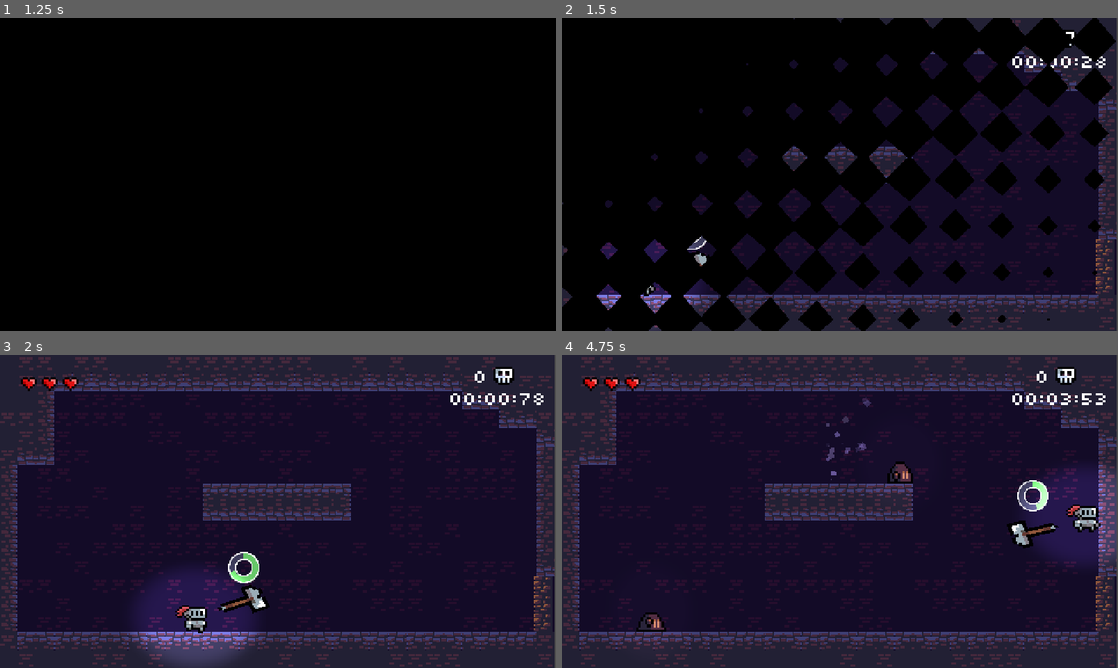
Above: before the commit, frames 1-4 (two rows, left to right).
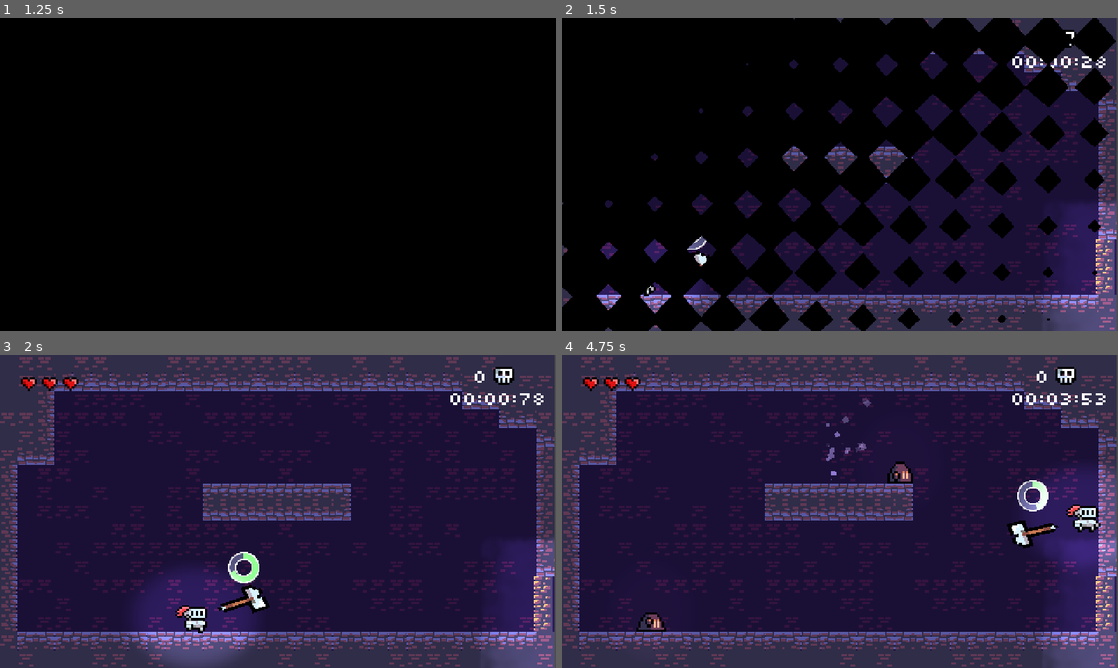
Above: after the commit, the same moments.

Repository: Juawo/hammer-game
Game: Godot game, scene res://scenes/Ui/main_menu.tscn
Two runs of this game, one before a commit and one after it. Both use one fixed random seed, a clock stepped at 60 frames per second and the inputs below. Sound files missing from this copy of the repository are replaced by a short silence.
Inputs (mouse positions are in pixels of both pictures, inside the frame that each line leads up to):
- Up to frame 1 (1.25 s): click "PLAY" at 0.5 s
- Up to frame 2 (1.5 s): tap Enter at 1.25 s; move the mouse to (962, 158) at 1.27 s; press the mouse at (962, 158) at 1.28 s; hold D (right) from 1.28 s (still down)
- Up to frame 3 (2 s): keep holding D (right); tap W (jump) at 1.52 s
- Up to frame 4 (4.75 s): move the mouse to (728, 527) at 2.02 s; release the mouse at (728, 527) at 2.03 s; click (728, 527) at 2.1 s; tap W (jump) at 2.27, 3.77, 4.52 s; move the mouse to (895, 442) at 2.77 s; release D (right) at 2.78 s; press the mouse at (895, 442) at 2.78 s; hold A (left) 2.78-3.53 s; move the mouse to (812, 574) at 3.52 s; release the mouse at (812, 574) at 3.53 s; hold D (right) from 3.53 s (still down); click (812, 574) at 3.6 s; move the mouse to (1006, 558) at 4.27 s; press the mouse at (1006, 558) at 4.28 s

Frame 1 is identical in both runs. In frame 2, 8.4% of the frame differs, in the area x 0-100%, y 0-100%; in frame 3, 15%; in frame 4, 16%.

Commit message:
Add breakable wall hit animation and sound effects

Diff:
--- a/scenes/levels/breakable_wall.tscn
+++ b/scenes/levels/breakable_wall.tscn
@@ -1,9 +1,15 @@
 [gd_scene format=3 uid="uid://52rxk6v26a2i"]
 
 [ext_resource type="Script" uid="uid://b61jbnnbx07vq" path="res://scripts/Levels/breakable_wall.gd" id="1_fgyny"]
+[ext_resource type="Shader" uid="uid://ymje6vfu3ytf" path="res://assets/hit_flash.gdshader" id="2_75uux"]
 [ext_resource type="Texture2D" uid="uid://ypmmahgu855c" path="res://assets/breakable_wall/breakable_wall_1.png" id="2_ty7rr"]
 [ext_resource type="AudioStream" uid="uid://v7l1iud2c3ai" path="res://assets/audio/SFX/breakablewall_cracked.wav" id="3_rryx4"]
 [ext_resource type="AudioStream" uid="uid://crr5tcylxr6wb" path="res://assets/audio/SFX/breakablewall_broken.wav" id="4_ty7rr"]
+
+[sub_resource type="ShaderMaterial" id="ShaderMaterial_wi74t"]
+shader = ExtResource("2_75uux")
+shader_parameter/hit_flash_color = Color(1, 1, 1, 1)
+shader_parameter/hit_flash_on = false
 
 [sub_resource type="RectangleShape2D" id="RectangleShape2D_04dxk"]
 size = Vector2(15, 48)
@@ -16,6 +22,7 @@
 script = ExtResource("1_fgyny")
 
 [node name="Sprite2D" type="Sprite2D" parent="." unique_id=2136850293]
+material = SubResource("ShaderMaterial_wi74t")
 texture = ExtResource("2_ty7rr")
 
 [node name="CollisionShape2D" type="CollisionShape2D" parent="." unique_id=944104145]
--- a/scenes/levels/level_base.tscn
+++ b/scenes/levels/level_base.tscn
@@ -123,3 +123,8 @@
 [node name="UI" type="CanvasLayer" parent="." unique_id=1117925686]
 
 [node name="Hud" parent="UI" unique_id=963638941 instance=ExtResource("9_ynct0")]
+
+[node name="DirectionalLight2D" type="DirectionalLight2D" parent="." unique_id=1352452561]
+position = Vector2(227, 78)
+energy = 0.4
+max_distance = 40.0
--- a/scenes/levels/level_exit.tscn
+++ b/scenes/levels/level_exit.tscn
@@ -1,6 +1,7 @@
 [gd_scene format=3 uid="uid://c6l4fed0qo1lk"]
 
 [ext_resource type="Script" uid="uid://cd360o8iitwnv" path="res://scenes/levels/level_exit.gd" id="1_oaugr"]
+[ext_resource type="Texture2D" uid="uid://co7hn7lcuffja" path="res://assets/square_light.png" id="2_ogp71"]
 
 [sub_resource type="RectangleShape2D" id="RectangleShape2D_04dxk"]
 size = Vector2(38, 20)
@@ -42,4 +43,7 @@
 scale_amount_curve = SubResource("Curve_04dxk")
 color_initial_ramp = SubResource("Gradient_b83sn")
 
+[node name="PointLight2D" type="PointLight2D" parent="." unique_id=15734842]
+texture = ExtResource("2_ogp71")
+
 [connection signal="body_entered" from="." to="." method="_on_body_entered"]
--- a/scripts/Levels/breakable_wall.gd
+++ b/scripts/Levels/breakable_wall.gd
@@ -11,6 +11,7 @@
 @onready var hurtbox: Area2D = $Hurtbox
 @onready var broken_sfx: AudioStreamPlayer2D = $BrokenSFX
 @onready var cracked_sfx: AudioStreamPlayer2D = $CrackedSFX
+
 const BREAKABLE_WALL_1 = preload("uid://ypmmahgu855c")
 const BREAKABLE_WALL_2 = preload("uid://2vhhnope0mws")
 const BREAKABLE_WALL_3 = preload("uid://dvag6rgoalon")
@@ -31,20 +32,47 @@
 		is_locked = false
 		wall_cracked.emit()
 		cracked_sfx.play()
-		var tween = create_tween().tween_property(self, "scale", Vector2(1.2,1.2), 1.67)
-		tween.set_ease(Tween.EASE_IN).set_trans(Tween.TRANS_ELASTIC)
-		await tween.finished
-		sprite_2d.texture = BREAKABLE_WALL_2
-		var tween_out = create_tween().tween_property(self, "scale", Vector2.ONE, 1)
-		tween_out.set_ease(Tween.EASE_OUT).set_trans(Tween.TRANS_ELASTIC)
+		animate_hit(BREAKABLE_WALL_2)
 		return
 
 	current_health -= amount
-	sprite_2d.texture = BREAKABLE_WALL_3
+
 	if current_health <= 0 :
 		wall_destroyed.emit()
 		broken_sfx.play()
-		var tween = create_tween().tween_property(self, "scale", Vector2(0,0), 0.8)
-		tween.set_ease(Tween.EASE_IN_OUT).set_trans(Tween.TRANS_ELASTIC)
+
+
+		collision_layer = 0
+		collision_mask = 0
+		hurtbox.queue_free()
+
+		sprite_2d.material.set_shader_parameter("hit_flash_on", true)
+		GameManager.frame_pause(0.25)
+		var tween = create_tween().set_trans(Tween.TRANS_QUAD)
+
+		tween.tween_property(sprite_2d, "position:y", sprite_2d.position.y - 30, 0.2).set_ease(Tween.EASE_OUT)
+		tween.parallel().tween_property(sprite_2d, "rotation", deg_to_rad(randf_range(-45.0, 45.0)), 0.2)
+		tween.tween_property(sprite_2d, "position:y", sprite_2d.position.y + 400, 0.5).set_ease(Tween.EASE_IN)
+		tween.parallel().tween_property(sprite_2d, "modulate:a", 0.0, 0.5) # Fica invisível ao cair
+		await get_tree().create_timer(0.15).timeout
+		sprite_2d.material.set_shader_parameter("hit_flash_on", false)
+
 		await tween.finished
 		queue_free()
+	else:
+		GameManager.frame_pause(0.15)
+		animate_hit(BREAKABLE_WALL_3)
+
+
+func animate_hit(next_texture: Texture2D) -> void:
+	sprite_2d.material.set_shader_parameter("hit_flash_on", true)
+
+	var tween = create_tween().set_trans(Tween.TRANS_BACK).set_ease(Tween.EASE_OUT)
+	tween.tween_property(sprite_2d, "scale", Vector2(1.3, 1.3), 0.1)
+
+	tween.tween_callback(func():
+		sprite_2d.texture = next_texture
+		sprite_2d.material.set_shader_parameter("hit_flash_on", false)
+	)
+
+	tween.tween_property(sprite_2d, "scale", Vector2.ONE, 0.1)
